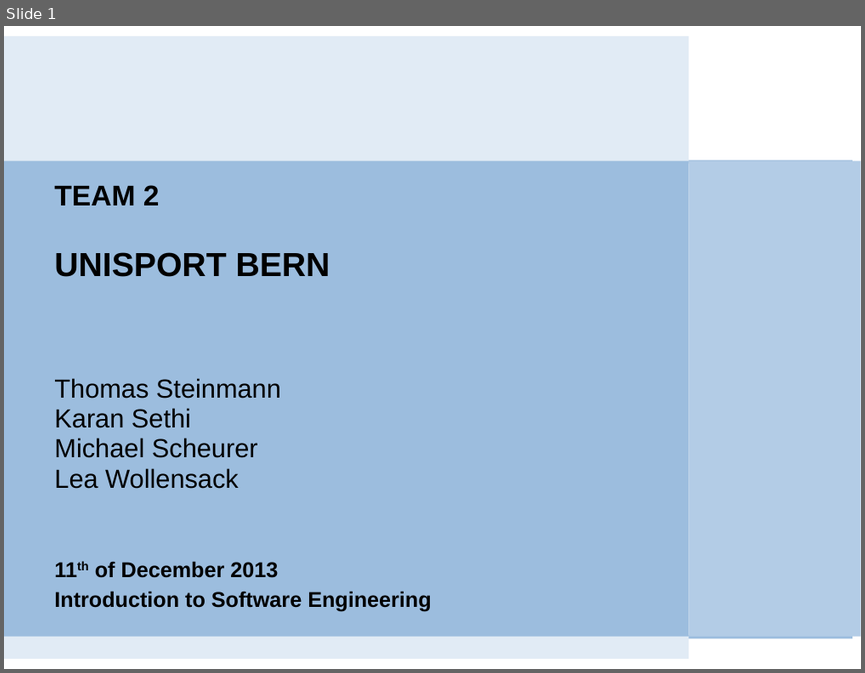
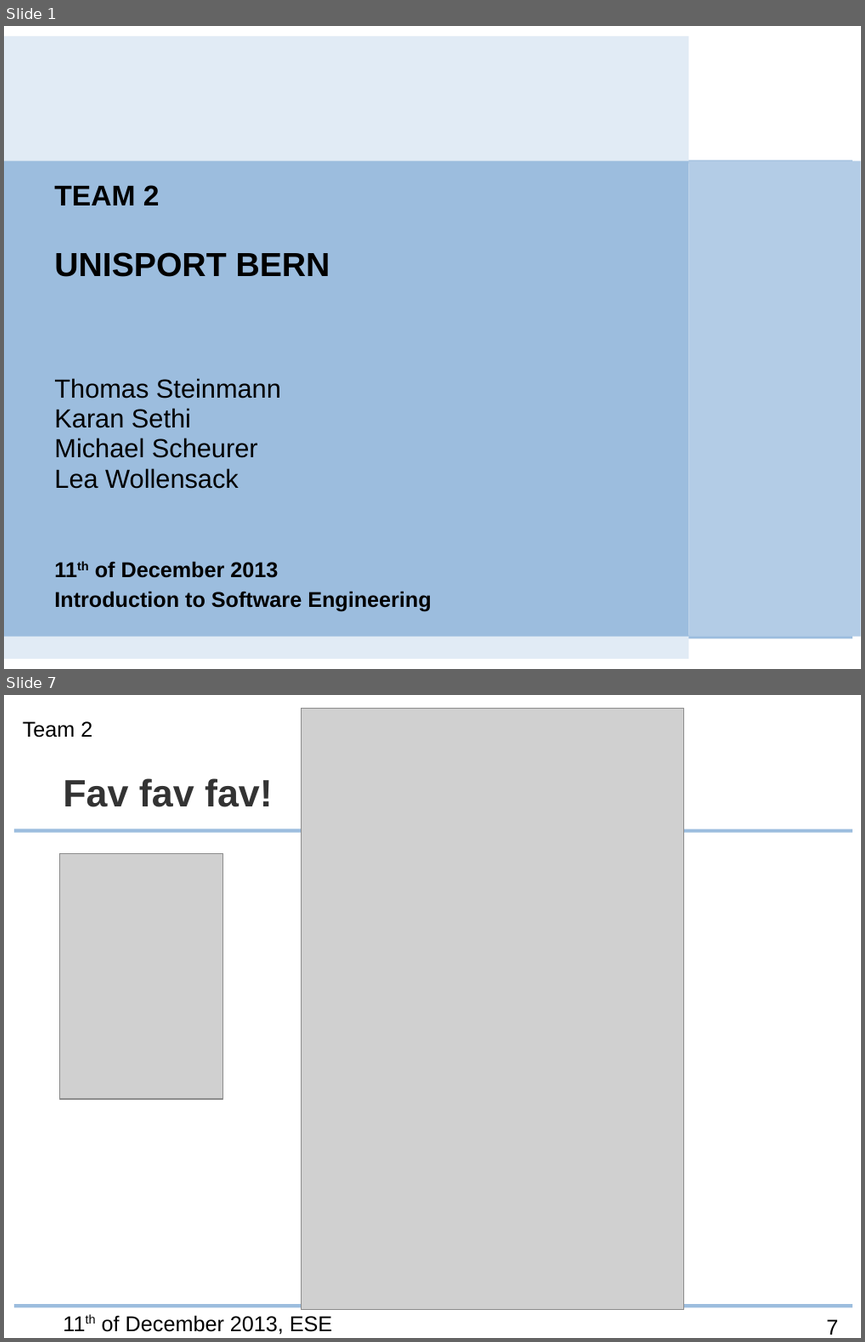
Before and after one commit to ese-unibe-ch/ese2013-team2, a slide deck: Presentation/RELEASE.odp. Shown one above the other, each under a label of ours: slide 1 before the commit, slides 1 and 7 after it; the slides between them are not shown. The pictures are 865x673 and 865x1342 pixels, drawn with LibreOffice and Linux fonts; fonts in the diff are those of the drawing; grey boxes stand for pictures; background and template pictures are left out. Boxes give left, top, right and bottom in pixels: in the first picture for what was removed or moved away, otherwise in the second. Text is boxed around its words. In the diff, an @@ line names an element or a change of style, - is before the commit and + after.

```diff
--- a/Presentation/RELEASE.odp
+++ b/Presentation/RELEASE.odp
@@ slide 7 added at (4,695,861,1338), background #FFFFFF; not listed: 2 template elements that a slide beside it also shows @@
@@ picture added at (301,709,683,1310) @@
@@ text added at (23,721,92,737), 18 pt, text #000000 @@
+Team 2
@@ title added at (63,778,273,807), 32 pt, text #333333, bold @@
+Fav fav fav!
@@ picture added at (60,853,223,1099) @@
@@ text added at (102,1315,332,1334), 18 pt, text #000000 @@
+11th of December 2013, ESE
@@ page number added at (826,1319,838,1334), 18 pt, text #000000 @@
+7
```
Also in this commit, not shown: 2 slides changed, 7 other slides added, 13 other files.
